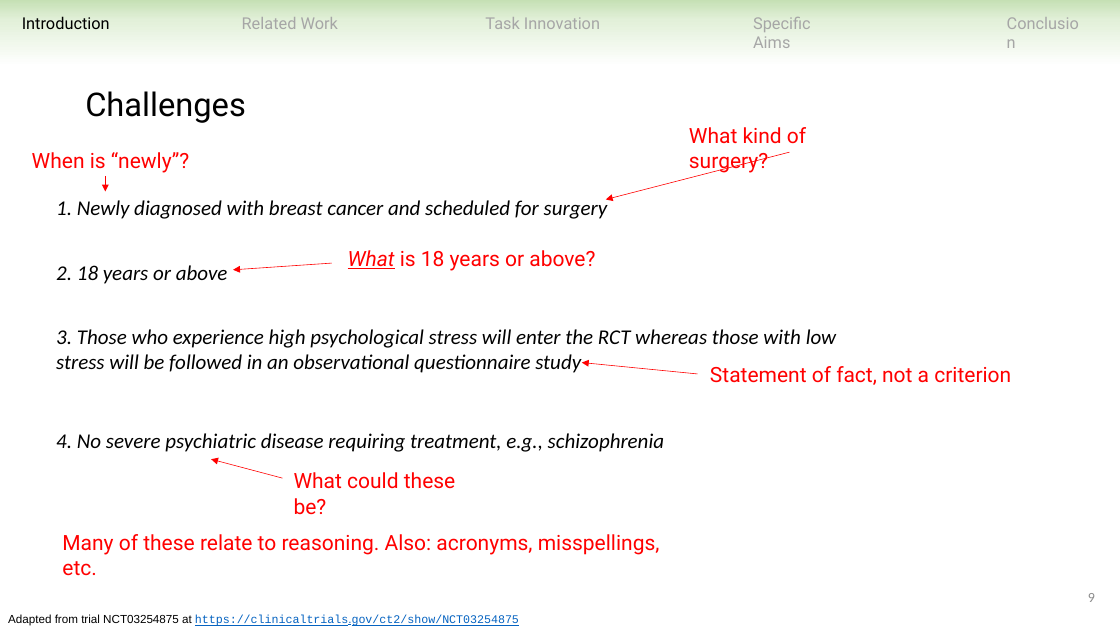
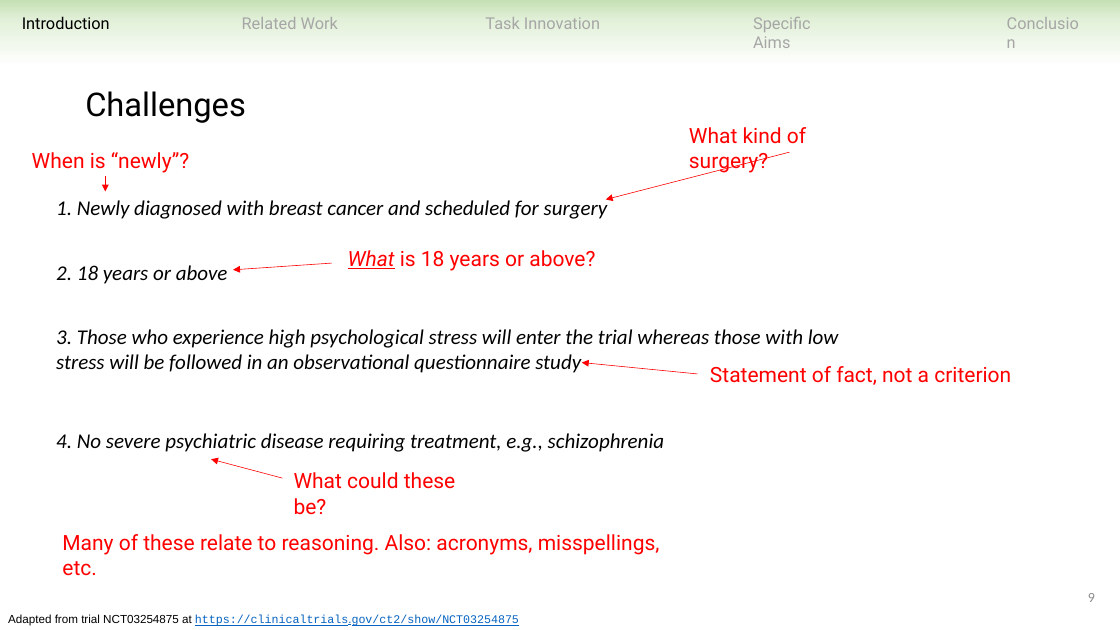
Before and after one commit to ndobb/dissertation, a slide deck: slide 9 of 4_general_exam/presentation/nic_dobbins_general_exam.pptx. Drawn at 1120x630 pixels with LibreOffice and Linux fonts; fonts in the diff are those of the drawing. Boxes give left, top, right and bottom in pixels: in the first picture for what was removed or moved away, otherwise in the second. Text is boxed around its words. In the diff, an @@ line names an element or a change of style, - is before the commit and + after.

```diff
--- a/4_general_exam/presentation/nic_dobbins_general_exam.pptx
+++ b/4_general_exam/presentation/nic_dobbins_general_exam.pptx
@@ text at (56,329,838,373): text changed @@
-3. Those who experience high psychological stress will enter the RCT whereas those with low stress will be followed in an observational questionnaire study
+3. Those who experience high psychological stress will enter the trial whereas those with low stress will be followed in an observational questionnaire study
```
Also in this commit, not shown: 21 other slides changed, 3 slides added, 1 slide removed.
